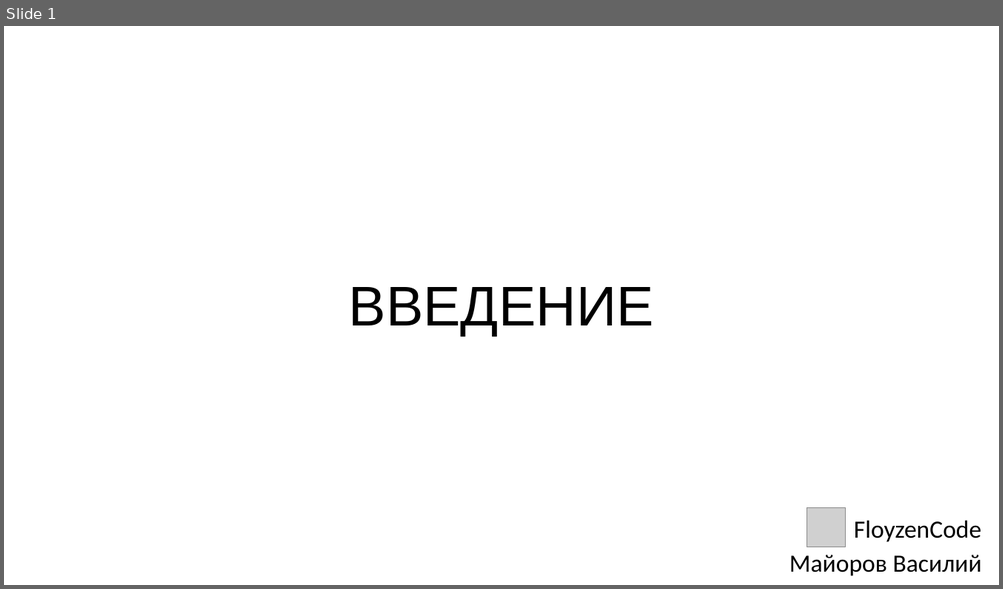
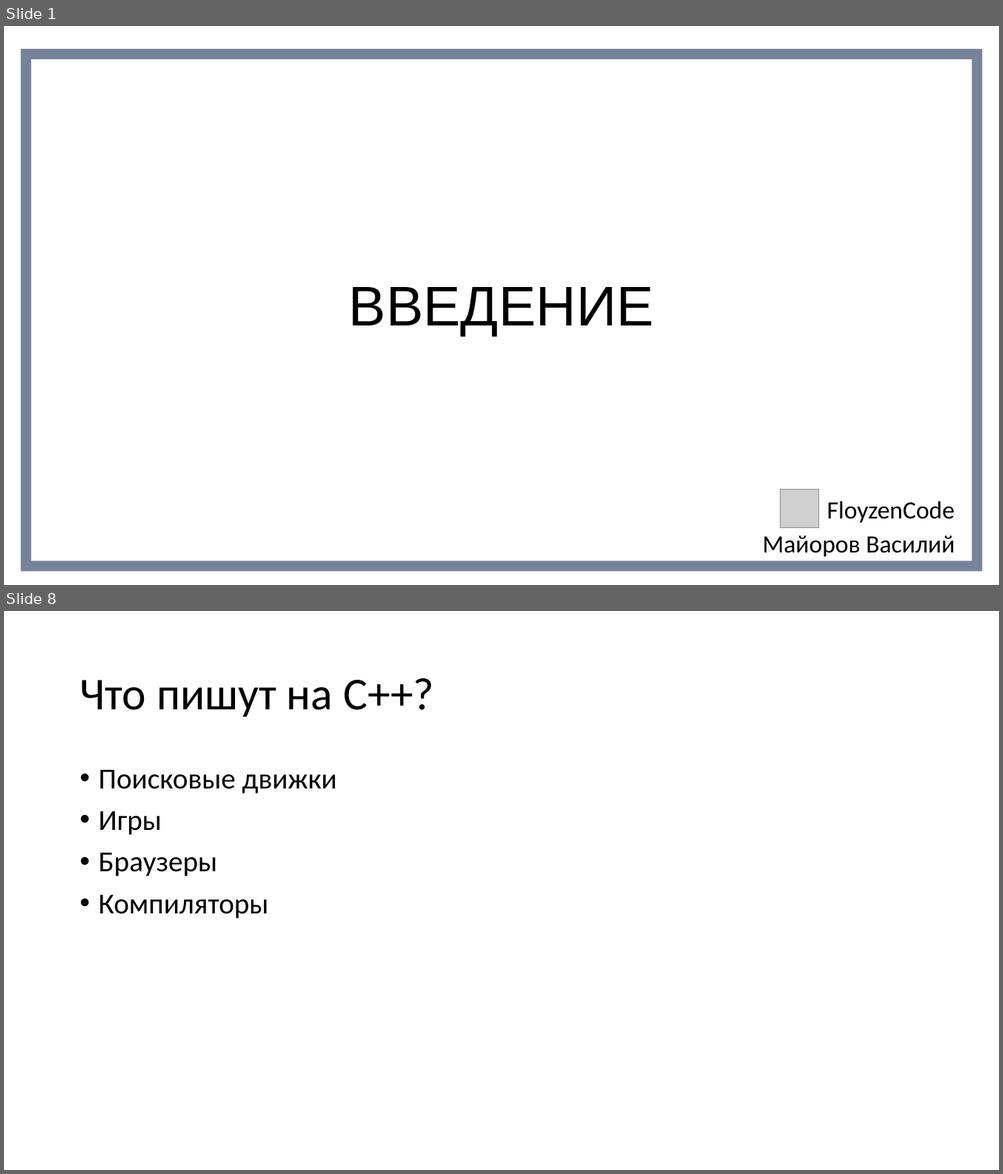
Before and after one commit to FloyzenCode/cpp-lectures, a slide deck: lecture1/lecture1.pptx. Shown one above the other, each under a label of ours: slide 1 before the commit, slides 1 and 8 after it; the slides between them are not shown. The pictures are 1003x589 and 1003x1174 pixels, drawn with LibreOffice and Linux fonts; fonts in the diff are those of the drawing; grey boxes stand for pictures. Boxes give left, top, right and bottom in pixels: in the first picture for what was removed or moved away, otherwise in the second. Text is boxed around its words. In the diff, an @@ line names an element or a change of style, - is before the commit and + after.

```diff
--- a/lecture1/lecture1.pptx
+++ b/lecture1/lecture1.pptx
@@ slide 8 added at box(4, 611, 999, 1170), background #FFFFFF @@
@@ title added at box(79, 678, 434, 717), 44 pt, text #000000 @@
+Что пишут на С++?
@@ text added at box(99, 770, 337, 919), 28 pt, text #000000 @@
+• Поисковые движки
+• Игры
+• Браузеры
+• Компиляторы
@@ slide 1 changed as well @@
@@ rectangle added at box(25, 54, 977, 567), outline #1E3256 10 pt @@
@@ 1 picture, 1 text, 1 subtitle: place and size @@
-1 picture, 1 text, 1 subtitle at box(789, 508, 982, 577)
+1 picture, 1 text, 1 subtitle at box(762, 489, 954, 557)
```
Also in this commit, not shown: 49 other slides added, 1 slide removed, 14 other files.
